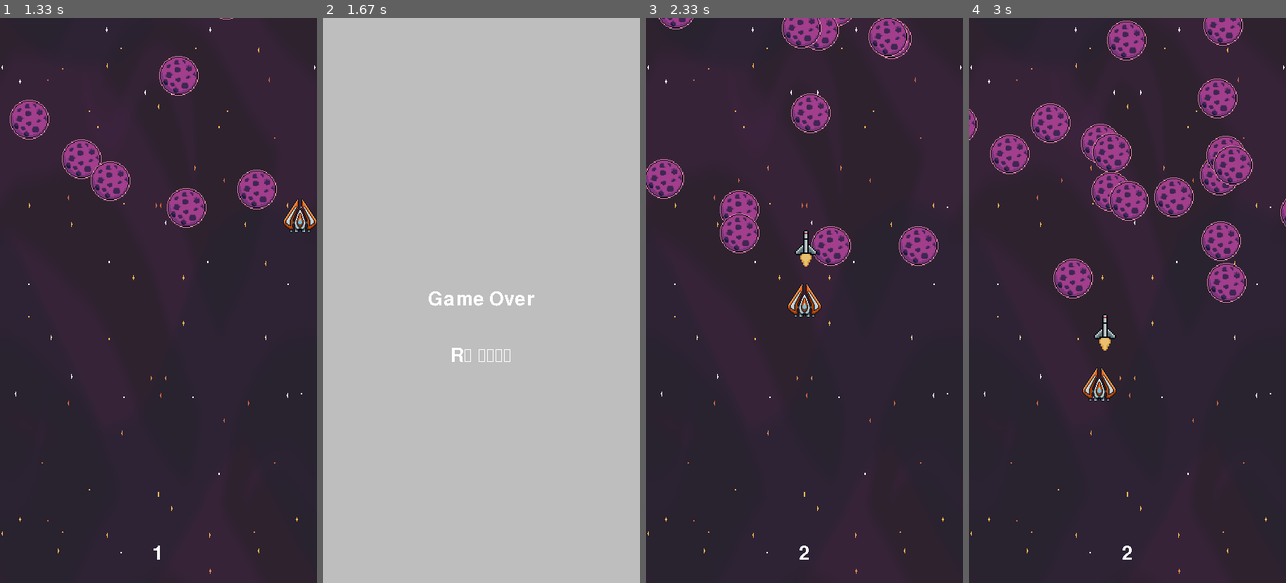
Above: before the commit, frames 1-4 (left to right).
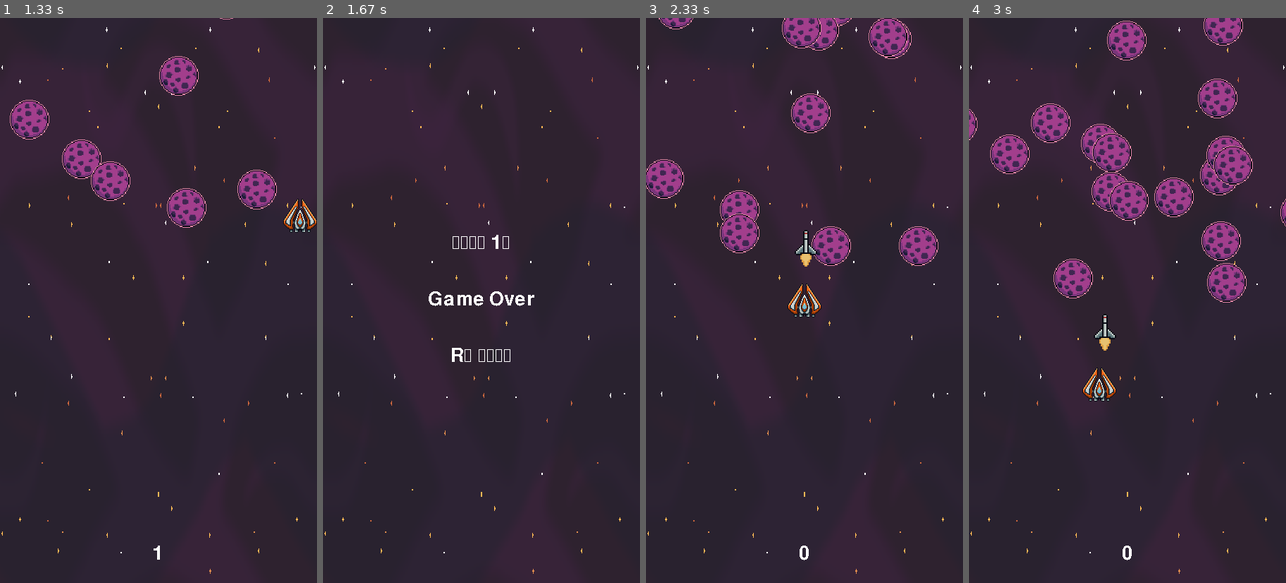
Above: after the commit, the same moments.

Repository: Eric-lab-star/pygame-space
Game: pygame game, started from source/main.py
The game is run twice, just before and just after one commit, with the same random seed, the same clock (stepped at 60 frames per second) and the same inputs.
Inputs:
- Up to frame 1 (1.33 s): hold D 0.33-0.8 s; hold W 0.83-1.13 s; tap Space at 0.9, 1.23 s; hold D from 1.17 s (still down)
- Up to frame 2 (1.67 s): tap Space at 1.53 s; release D at 1.63 s
- Up to frame 3 (2.33 s): hold R from 2.23 s (still down); tap Space at 2.3 s
- Up to frame 4 (3 s): release R at 2.53 s; hold S 2.57-2.87 s; tap Space at 2.63, 2.97 s; hold A from 2.9 s (still down)

Frame 1 is identical in both runs. In frame 2, 100% of the frame differs, in the area x 0-100%, y 0-100%; in frame 3, less than 0.1%; in frame 4, less than 0.1%.

Commit message:
space shooter

Diff:
--- a/source/entity/__init__.py
+++ b/source/entity/__init__.py
@@ -5,6 +5,6 @@
 from .bg import Background
 from .entity_option import LaserOptions, EntityOptions, ScoreOptions
 from .hud import Score
-from .gameover import GameOver
+from .gameover import GameOverText
 
 __all__ = ["Star", "Player", "Meteor", "Laser"]
--- a/source/entity/bg.py
+++ b/source/entity/bg.py
@@ -24,7 +24,7 @@
     def __init__(self):
         super().__init__(Background.group)
         self.image: pygame.surface.Surface = Background.surf
-        self.rect = self.image.get_frect(center=(Background.w / 2, Background.h / 2))
+        self.rect:pygame.FRect = self.image.get_frect(center=(Background.w / 2, Background.h / 2))
 
     def update(self, dt):
         self.image
--- a/source/entity/gameover.py
+++ b/source/entity/gameover.py
@@ -7,7 +7,7 @@
 from .entity_option import ScoreOptions
 
 
-class GameOver(pygame.sprite.Sprite):
+class GameOverText(pygame.sprite.Sprite):
 
     path = join("images", "Galmuri9.ttf")
     font: pygame.font.Font
@@ -24,14 +24,14 @@
         cls.display_surface =opts["display"]
         cls.width = opts["width"]
         cls.height = opts["height"]
-        cls.font = pygame.font.Font(GameOver.path, 40)
+        cls.font = pygame.font.Font(GameOverText.path, 40)
 
-    def __init__(self, text: str, pos: pygame.Vector2):
-        if not GameOver._configured:
+    def __init__(self, text: str = "", pos: pygame.Vector2 = pygame.Vector2(0,0)):
+        if not GameOverText._configured:
             raise RuntimeError("must call HUD.config()")
-        super().__init__(GameOver.group)
+        super().__init__(GameOverText.group)
         self.text = text
-        self.image: pygame.surface.Surface = GameOver.font.render(text, False, "white")
+        self.image: pygame.surface.Surface = GameOverText.font.render(text, False, "white")
         self.pos = pos
         self.rect: pygame.FRect = self.image.get_frect(center=pos)
 
@@ -39,6 +39,6 @@
         pass
 
     def draw(self, text:str, pos:pygame.Vector2):
-        self.image = GameOver.font.render(text, False, "white")
+        self.image = GameOverText.font.render(text, False, "white")
         self.rect = self.image.get_frect(center=pos)
-        GameOver.display_surface.blit(self.image, self.rect)
+        GameOverText.display_surface.blit(self.image, self.rect)
--- a/source/entity/hud.py
+++ b/source/entity/hud.py
@@ -15,6 +15,7 @@
     display_surface: pygame.surface.Surface
     width: int
     height: int
+    start_tick:int
 
     @classmethod
     def config(cls, **opts: Unpack[ScoreOptions]):
@@ -32,14 +33,17 @@
         self.image = Score.font.render(str(0), False, "white")
         self.rect = self.image.get_frect(midbottom=(Score.width/2, Score.height - 25))
         self.t = 0
+        self.lastes_score = 0
+        self.start_tick = pygame.time.get_ticks()
 
     def update(self, dt):
-        self.t =  pygame.time.get_ticks() // 1000
+        self.t =  (pygame.time.get_ticks() - self.start_tick) // 1000
         self.image = Score.font.render(str(self.t), False, "white")
         self.rect = self.image.get_frect(
             midbottom=(Score.width / 2, Score.height - 25)
         )
     def reset(self):
+        self.start_tick = pygame.time.get_ticks()
         self.t = 0
         self.image = Score.font.render(str(self.t), False, "white")
         self.rect = self.image.get_frect(
--- a/source/main.py
+++ b/source/main.py
@@ -5,7 +5,7 @@
 from entity import LaserOptions
 from entity import Score
 from entity import EntityOptions, ScoreOptions
-from entity import GameOver
+from entity import GameOverText
 
 WINDOW_WIDTH, WINDOW_HEIGHT = 9 * 50, 16 * 50
 all_sprites = pygame.sprite.Group()
@@ -39,7 +39,7 @@
     Meteor.config(**meteor_options)
     Laser.config(**laser_options)
     Score.config(**score_opts)
-    GameOver.config(**score_opts)
+    GameOverText.config(**score_opts)
 
 
 
@@ -56,9 +56,9 @@
 
     config_entities(display_surface)
 
-    Background()
+    bg = Background()
     score = Score()
-    game_over_ui = GameOver("",pygame.Vector2(0,0))
+    game_over_ui = GameOverText()
     game_over_ui.kill()
     player = Player(display_surface.get_rect())
 
@@ -75,6 +75,7 @@
                 Meteor.spawn(5)
             elif event.type == pygame.KEYDOWN and event.key == pygame.K_r:
                 if game_over:
+                    score.reset()
                     meteor_sprites.empty()
                     laser_sprites.empty()
                     player.reset()
@@ -91,8 +92,9 @@
                 game_over = True
             all_sprites.draw(display_surface)
         else:
-            display_surface.fill("gray")
+            display_surface.blit(bg.image, bg.rect)
             all_sprites.add(game_over_ui)
+            game_over_ui.draw(f"생존시간 {score.t}초", pygame.Vector2(WINDOW_WIDTH /2, (WINDOW_HEIGHT /2) - 80))
             game_over_ui.draw("Game Over", pygame.Vector2(WINDOW_WIDTH /2, WINDOW_HEIGHT /2))
             game_over_ui.draw("R을 누르세요", pygame.Vector2(WINDOW_WIDTH /2, (WINDOW_HEIGHT /2) + 80))
 
